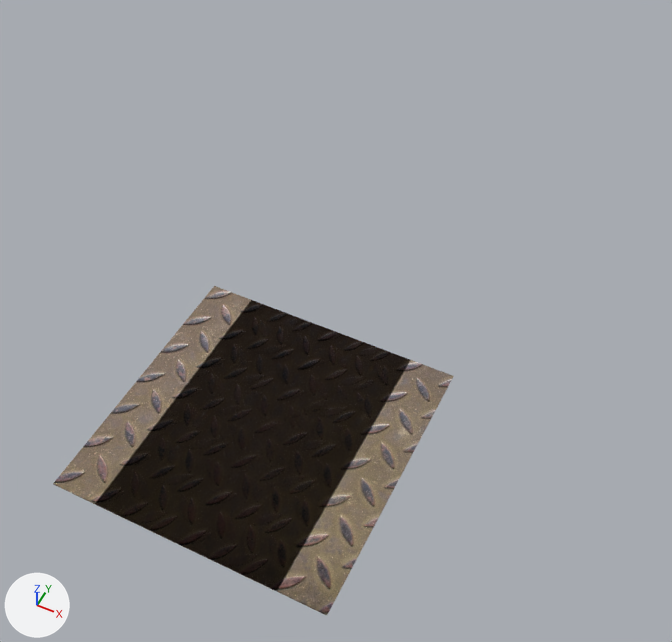
The Blender file BlenderAssets/FactoryComponentFMPlate.blend as it was, and as the next commit left it.
Both versions are drawn from a 50 mm lens placed at (3.16, -4.64, 7.86), pointed at (-0.31, 2.31, -0.83). Lighting does not change. The marker at lower left points along +X, +Y and +Z.

Script lines for the objects in view, before the commit:
```python
ob_sm_compplate_001 = bpy.data.objects.new('SM_CompPlate.001', me_plane_001)
ob_sm_compplate_001.location = (0.0, 0.0, 0.0)
ob_sm_compplate_002 = bpy.data.objects.new('SM_CompPlate.002', me_plane_002)
ob_sm_compplate_002.location = (0.0, 0.0, 0.0)
ob_sm_compplate_003 = bpy.data.objects.new('SM_CompPlate.003', me_plane_008)
ob_sm_compplate_003.location = (0.0, 0.0, 0.0)
ob_sm_compplate_004 = bpy.data.objects.new('SM_CompPlate.004', me_plane_006)
ob_sm_compplate_004.location = (0.0, 0.0, 0.0)
ob_sm_compplate_005 = bpy.data.objects.new('SM_CompPlate.005', me_plane_004)
ob_sm_compplate_005.location = (0.0, 0.0, 0.0)
ob_sm_compplate_006 = bpy.data.objects.new('SM_CompPlate.006', me_plane_005)
ob_sm_compplate_006.location = (0.0, 0.0, 0.0)
```
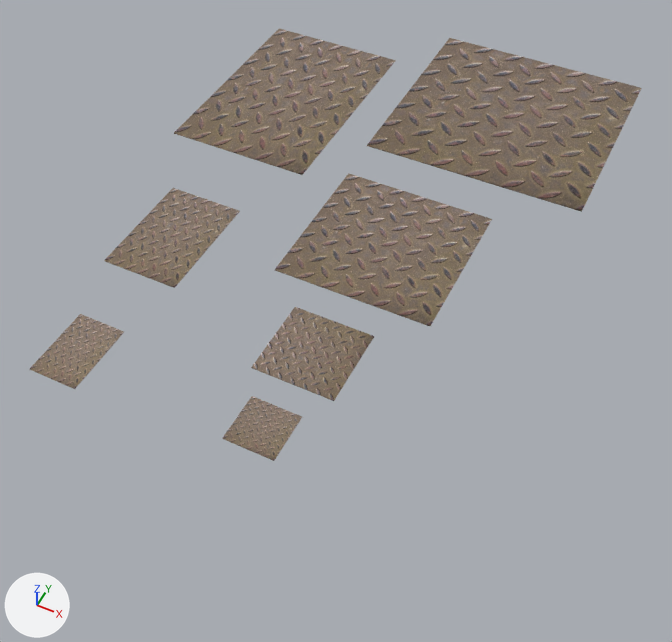
Scene script edits in JSON lines:
```json
{"op": "set", "path": "ob_sm_compplate_001.location", "old": "(0.0, 0.0, 0.0)", "new": "(0.0, 1.13, 0.0)"}
{"op": "set", "path": "ob_sm_compplate_002.location", "old": "(0.0, 0.0, 0.0)", "new": "(0.0, 3.05, 0.0)"}
{"op": "set", "path": "ob_sm_compplate_003.location", "old": "(0.0, 0.0, 0.0)", "new": "(0.46, 6.2, 0.0)"}
{"op": "set", "path": "ob_sm_compplate_004.location", "old": "(0.0, 0.0, 0.0)", "new": "(-2.33, -0.01, 0.0)"}
{"op": "set", "path": "ob_sm_compplate_005.location", "old": "(0.0, 0.0, 0.0)", "new": "(-2.4, 2.02, 0.0)"}
{"op": "set", "path": "ob_sm_compplate_006.location", "old": "(0.0, 0.0, 0.0)", "new": "(-2.53, 5.25, 0.0)"}
```

Boxes [x1, y1, x2, y2] around the edits, measured in the pictures (672 x 642 px):
```json
{"object": "SM_CompPlate.003", "change": "moved", "before": [53, 286, 453, 615], "after": [367, 38, 642, 212]}
{"object": "SM_CompPlate.002", "change": "moved", "before": [127, 330, 392, 546], "after": [275, 173, 492, 326]}
{"object": "SM_CompPlate.006", "change": "moved", "before": [95, 300, 410, 591], "after": [174, 29, 396, 175]}
{"object": "SM_CompPlate.005", "change": "moved", "before": [184, 361, 336, 502], "after": [104, 188, 240, 288]}
{"object": "SM_CompPlate.001", "change": "moved", "before": [196, 377, 326, 479], "after": [251, 307, 374, 401]}
{"object": "SM_CompPlate.004", "change": "moved", "before": [217, 388, 304, 470], "after": [30, 314, 124, 389]}
{"object": "SM_CompPlate", "change": "unchanged, uncovered by the edit", "before": [228, 398, 301, 459], "after": [222, 396, 302, 461]}
```
